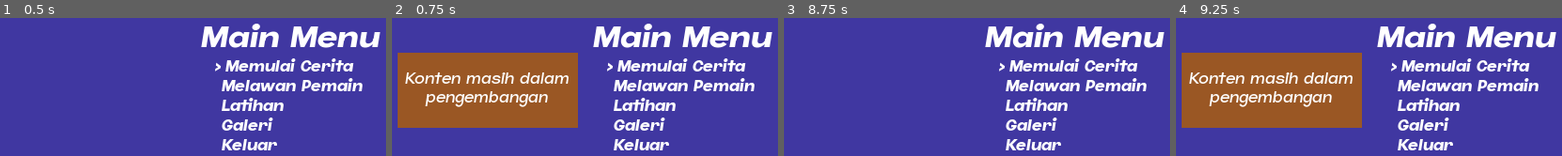
Above: before the commit, frames 1-4 (left to right).
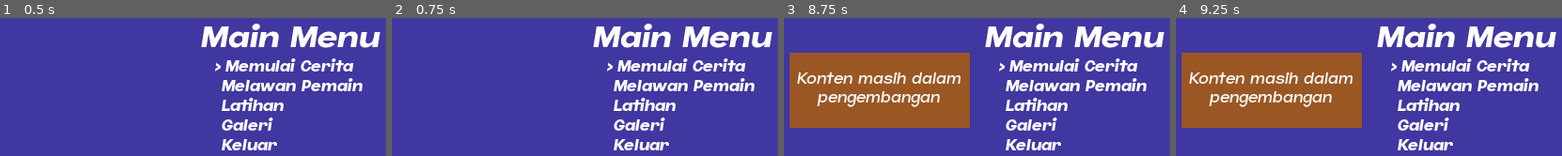
Above: after the commit, the same moments.

Repository: alanzulwas/ProjectGF
Game: Godot game, scene res://Scene & Script/Menu Game/Menu_Game.tscn
Same seed, same stepped clock (60 frames per second), same inputs: the game is played once before the commit and once after it.
Inputs:
- Up to frame 1 (0.5 s): no input
- Up to frame 2 (0.75 s): tap Enter (ui_accept) at 0.5 s; hold Right (ui_right) from 0.53 s (still down); hold Enter (ui_accept) from 0.53 s (still down)
- Up to frame 3 (8.75 s): tap X (ui_jump) at 0.77, 1.07, 1.52, 1.82, 3.02, 3.32, 3.77, 3.8, 4.07, 4.35, 4.52, 4.82, 6.02, 6.32, 6.77, 7.07, 7.52, 7.82, 8.3 s; tap Z (ui_hit) at 0.8, 1.35, 5.3, 5.85 s; tap A (ui_accept_P2, bound only after the commit) at 1.25, 2.75, 3.05, 7.55 s; release Enter (ui_accept) at 1.28 s; tap J (ui_left_P2) at 1.55, 6.05 s; tap Enter (ui_accept) at 2, 3.5, 4.55 s; release Right (ui_right) at 2.03 s; hold Left (ui_left) 2.03-2.78 s; hold J (ui_left_P2) 2.03-2.78 s; tap L (ui_right_P2) at 2.3, 2.85, 6.8, 7.35 s; hold Right (ui_right) 2.78-4.28 s; hold A (ui_accept_P2, bound only after the commit) 3.53-4.28 s; hold Left (ui_left) 4.28-5.03 s; hold Right (ui_right) 5.03-5.78 s; hold Enter (ui_accept) 5.03-5.78 s; hold Left (ui_left) 5.78-7.28 s; hold J (ui_left_P2) 6.53-7.28 s; hold Right (ui_right) from 7.28 s (still down); hold A (ui_accept_P2, bound only after the commit) from 8.03 s (still down)
- Up to frame 4 (9.25 s): keep holding Right (ui_right); release A (ui_accept_P2, bound only after the commit) at 8.78 s; tap Enter (ui_accept) at 8.85 s; tap X (ui_jump) at 9.02 s

Frame 1 is identical in both runs. In frame 2, 25% of the frame differs, in the area x 1-49%, y 25-80%; in frame 3, 25%; in frame 4, nothing differs.

Commit message:
v0.3
- Main menu (Change_Scene)
- Pick Chara (Change Scene)
- Sesuatu lain yg membuat error
- Masih ada bug, dimana saat karakter 2 2nya berjalan tidak bisa melakukan pukulan

Diff:
--- a/Scene & Script/BattleSceneAnnouncement/BattleSceneAnnouncement.gd
+++ b/Scene & Script/BattleSceneAnnouncement/BattleSceneAnnouncement.gd
@@ -35,4 +35,10 @@
 		if get_tree().change_scene("res://Scene & Script/Gameplay/Gameplay.tscn") != OK :
 			print ("An unexpected error occured when trying to switch to the Readme scene")
 	else :
-		get_tree().quit()
+		ScorePlayer.P1_Chara = ""
+		ScorePlayer.P2_Chara = ""
+		ScorePlayer.Player1 = 0
+		ScorePlayer.Player2 = 0
+		get_node("/root/Gameplay").queue_free()
+		if get_tree().change_scene("res://Scene & Script/Menu Game/Menu_Game.tscn") != OK :
+			print ("An unexpected error occured when trying to switch to the Readme scene")
--- a/Scene & Script/BattleSceneAnnouncement/BattleSceneAnnouncement.tscn
+++ b/Scene & Script/BattleSceneAnnouncement/BattleSceneAnnouncement.tscn
@@ -142,8 +142,8 @@
 }
 
 [node name="Text" type="Label" parent="."]
+margin_left = -640.0
 margin_top = 178.0
-margin_right = 640.0
 margin_bottom = 237.0
 custom_fonts/font = SubResource( 3 )
 text = "Text"
--- a/Scene & Script/Gameplay/Gameplay.gd
+++ b/Scene & Script/Gameplay/Gameplay.gd
@@ -7,8 +7,10 @@
 # di Scene Pick Chara, Buat pick chara itu sendiri dan ambil 'variable pickChara' dari scene Gameplay untuk inisiasi variable
 
 
-var Player1 = load("res://Scene & Script/Player/Player.tscn").instance()
-var Player2 = load("res://Scene & Script/Player/Player2.tscn").instance()
+var Jaka = load("res://Scene & Script/Player/Jaka.tscn").instance()
+var Ryan = load("res://Scene & Script/Player/Ryan.tscn").instance()
+var Player1
+var Player2
 var Cam = load("res://Scene & Script/Camera/Cam.tscn").instance()
 export var time = 16
 var BattleOn
@@ -51,8 +53,18 @@
 	Cam.position.y = -96
 
 func _inisiasiPlayer():
+	if ScorePlayer.P1_Chara == "Jaka":
+		Player1 = Jaka
+	elif ScorePlayer.P1_Chara == "Ryan":
+		Player1 = Ryan
+	if ScorePlayer.P2_Chara == "Jaka":
+		Player2 = Jaka
+	elif ScorePlayer.P2_Chara == "Ryan":
+		Player2 = Ryan
 	Player1.name = "Player1"
 	Player2.name = "Player2"
+	Player1.get_node("AreaHit").add_to_group("AreaHit_P2")
+	Player2.get_node("AreaHit").add_to_group("AreaHit_P1")
 	Player1._player1 = Player1
 	Player1._player2 = Player2
 	Player2._player1 = Player1
--- a/Scene & Script/Menu Game/Menu_Game.gd
+++ b/Scene & Script/Menu Game/Menu_Game.gd
@@ -24,7 +24,7 @@
 			current_selection -= 1
 			set_current_selection(current_selection)
 
-	elif event.is_action_pressed("ui_accept"):
+	elif event.is_action_pressed("ui_accept_P1") or event.is_action_pressed("ui_accept_P2"):
 		$SelectedOption.play()
 		handle_selection(current_selection)
 
@@ -35,12 +35,16 @@
 	if _current_selection == 0 :
 		$AnimationPlayer.play("notip")
 	elif _current_selection == 1 :
-		$AnimationPlayer.play("notip")
+		#$AnimationPlayer.play("notip")
+		self.queue_free()
+		if get_tree().change_scene("res://Scene & Script/Pick Character/PickChara.tscn") != OK :
+			print ("An unexpected error occured when trying to switch to the Readme scene")
 	elif _current_selection == 2 :
 		$AnimationPlayer.play("notip")
 	elif _current_selection == 3 :
 		$AnimationPlayer.play("notip")
 	elif _current_selection == 4:
+		yield(get_tree().create_timer(0.3),"timeout")
 		get_tree().quit()
 
 
--- a/Scene & Script/Menu Game/Pop up Menu/popup.tscn
+++ b/Scene & Script/Menu Game/Pop up Menu/popup.tscn
@@ -10,8 +10,10 @@
 [node name="popup" type="Control"]
 anchor_right = 1.0
 anchor_bottom = 1.0
-margin_right = -384.0
-margin_bottom = -256.0
+margin_left = 192.0
+margin_top = 128.0
+margin_right = -192.0
+margin_bottom = -128.0
 script = ExtResource( 2 )
 __meta__ = {
 "_edit_use_anchors_": false
@@ -20,20 +22,17 @@
 [node name="ColorRect" type="ColorRect" parent="."]
 anchor_right = 2.5
 anchor_bottom = 3.0
-margin_left = 192.0
-margin_top = 128.0
-margin_right = -192.0
-margin_bottom = -128.0
+margin_right = -384.0
+margin_bottom = -256.0
 color = Color( 0.631373, 0.572549, 0.109804, 0.603922 )
 __meta__ = {
 "_edit_use_anchors_": false
 }
 
 [node name="MarginContainer2" type="MarginContainer" parent="."]
-margin_left = 192.0
-margin_top = 176.0
-margin_right = 448.0
-margin_bottom = 211.0
+margin_top = 48.0
+margin_right = 256.0
+margin_bottom = 83.0
 __meta__ = {
 "_edit_use_anchors_": false
 }
--- /dev/null
+++ b/Scene & Script/Pick Character/CharacterResource/CharacterResource.gd
@@ -0,0 +1,8 @@
+extends Resource
+class_name CharacterResource
+
+export(String) var nama = "Jaka"
+export(Image) var gambar = null
+export(bool) var flip
+var x = 176
+var y = 224
--- /dev/null
+++ b/Scene & Script/Pick Character/CharacterResource/jaka.tres
@@ -0,0 +1,10 @@
+[gd_resource type="Resource" load_steps=3 format=2]
+
+[ext_resource path="res://Scene & Script/Pick Character/CharacterResource/CharacterResource.gd" type="Script" id=1]
+[ext_resource path="res://Asset/Character/Illustration_01.png" type="Texture" id=2]
+
+[resource]
+script = ExtResource( 1 )
+nama = "Jaka"
+gambar = ExtResource( 2 )
+flip = false
--- /dev/null
+++ b/Scene & Script/Pick Character/CharacterResource/ryan.tres
@@ -0,0 +1,10 @@
+[gd_resource type="Resource" load_steps=3 format=2]
+
+[ext_resource path="res://Scene & Script/Pick Character/CharacterResource/CharacterResource.gd" type="Script" id=1]
+[ext_resource path="res://Asset/Character/Illustration_03.png" type="Texture" id=2]
+
+[resource]
+script = ExtResource( 1 )
+nama = "Ryan"
+gambar = ExtResource( 2 )
+flip = true
--- /dev/null
+++ b/Scene & Script/Pick Character/PickChara.gd
@@ -0,0 +1,92 @@
+extends Control
+
+onready var Character1 = load("res://Scene & Script/Pick Character/CharacterResource/jaka.tres")
+onready var Character2 = load("res://Scene & Script/Pick Character/CharacterResource/ryan.tres")
+onready var Player1_Character = get_node("Player1_Chara")
+onready var Player2_Character = get_node("Player2_Chara")
+onready var current_selection1 = 0
+onready var current_selection2 = 1
+onready var pickedP1 = false
+onready var pickedP2 = false
+var Player1 = ""
+var Player2 = ""
+
+func _ready():
+	_set_current_selection("P1",current_selection1)
+	_set_current_selection("P2",current_selection2)
+
+func _update_character1(Chara):
+	Player1_Character.texture = Chara.gambar
+	if Chara.nama != "Ryan":
+		Player1_Character.rect_scale.x = -1
+		Player1_Character.rect_position.x = 256
+
+func _update_character2(Chara):
+	Player2_Character.texture = Chara.gambar
+	if Chara.nama == "Ryan":
+		Player2_Character.rect_scale.x = -1
+		Player2_Character.rect_position.x = 560
+
+func _set_current_selection(P,CuSe):
+	if P == "P1":
+		if CuSe == 0:
+			$SelectorP1.rect_position.x = 176
+			_update_character1(Character1)
+		elif CuSe == 1:
+			$SelectorP1.rect_position.x = 328
+			_update_character1(Character2)
+	elif P == "P2":
+		if CuSe == 0:
+			$SelectorP2.rect_position.x = 264
+			_update_character2(Character1)
+		elif CuSe == 1:
+			$SelectorP2.rect_position.x = 416
+			_update_character2(Character2)
+
+func _input(event):
+	#P1
+	if event.is_action_pressed("ui_right") and current_selection1 < 1 and !pickedP1:
+		current_selection1 += 1
+		_set_current_selection("P1",current_selection1)
+	elif event.is_action_pressed("ui_left") and current_selection1 > 0 and !pickedP1:
+		current_selection1 -= 1
+		_set_current_selection("P1",current_selection1)
+	elif event.is_action_pressed("ui_accept_P1") and !pickedP1:
+		_handle_selection("P1",current_selection1)
+
+	#P2
+	if event.is_action_pressed("ui_right_P2") and current_selection2 < 1 and !pickedP2:
+		current_selection2 += 1
+		_set_current_selection("P2",current_selection2)
+	elif event.is_action_pressed("ui_left_P2") and current_selection2 > 0 and !pickedP2:
+		current_selection2 -= 1
+		_set_current_selection("P2",current_selection2)
+	elif event.is_action_pressed("ui_accept_P2") and !pickedP2:
+		_handle_selection("P2",current_selection2)
+
+func _handle_selection(P,CuSe):
+	if P == "P1":
+		if CuSe == 0 and Player2 != "Jaka":
+			$Player1_label/Label.text = str(Character1.nama)
+			Player1 = str(Character1.nama)
+			pickedP1 = true
+		elif CuSe == 1 and Player2 != "Ryan":
+			$Player1_label/Label.text = str(Character2.nama)
+			Player1 = str(Character2.nama)
+			pickedP1 = true
+	elif P == "P2":
+		if CuSe == 0 and Player1 != "Jaka" :
+			$Player2_label/Label.text = str(Character1.nama)
+			Player2 = str(Character1.nama)
+			pickedP2 = true
+		elif CuSe == 1 and Player1 != "Ryan":
+			$Player2_label/Label.text = str(Character2.nama)
+			Player2 = str(Character2.nama)
+			pickedP2 = true
+
+	if pickedP1 == true and pickedP2 == true:
+		ScorePlayer.P1_Chara = Player1
+		ScorePlayer.P2_Chara = Player2
+		self.queue_free()
+		if get_tree().change_scene("res://Scene & Script/Gameplay/Gameplay.tscn") != OK :
+			print ("An unexpected error occured when trying to switch to the Readme scene")
--- /dev/null
+++ b/Scene & Script/Pick Character/PickChara.tscn
@@ -0,0 +1,155 @@
+[gd_scene load_steps=10 format=2]
+
+[ext_resource path="res://Asset/Character/Illustration_03.png" type="Texture" id=1]
+[ext_resource path="res://Asset/Character/Illustration_01.png" type="Texture" id=2]
+[ext_resource path="res://Asset/Character/Ryan.png" type="Texture" id=3]
+[ext_resource path="res://Asset/Character/Jaka.png" type="Texture" id=4]
+[ext_resource path="res://Scene & Script/Pick Character/PickChara.gd" type="Script" id=5]
+[ext_resource path="res://Asset/Font/jumper_3/JumperPERSONALUSEONLY-RegularItalic.ttf" type="DynamicFontData" id=6]
+[ext_resource path="res://Asset/Selector/SelectorP2.png" type="Texture" id=7]
+[ext_resource path="res://Asset/Selector/SelectorP1.png" type="Texture" id=8]
+
+[sub_resource type="DynamicFont" id=1]
+font_data = ExtResource( 6 )
+
+[node name="Control" type="Control"]
+anchor_right = 1.0
+anchor_bottom = 1.0
+script = ExtResource( 5 )
+__meta__ = {
+"_edit_use_anchors_": false
+}
+
+[node name="Player1_label" type="ColorRect" parent="."]
+anchor_left = 0.15
+anchor_top = 0.583333
+anchor_right = 0.375
+anchor_bottom = 0.666667
+color = Color( 0.415686, 0.388235, 0.388235, 1 )
+__meta__ = {
+"_edit_use_anchors_": true
+}
+
+[node name="Label" type="Label" parent="Player1_label"]
+anchor_right = 1.0
+anchor_bottom = 1.0
+custom_fonts/font = SubResource( 1 )
+align = 1
+valign = 1
+__meta__ = {
+"_edit_use_anchors_": false
+}
+
+[node name="Player2_label" type="ColorRect" parent="."]
+anchor_left = 0.625
+anchor_top = 0.583
+anchor_right = 0.837
+anchor_bottom = 0.667
+margin_top = 0.127991
+margin_right = 0.320007
+margin_bottom = -0.128021
+color = Color( 0.415686, 0.388235, 0.388235, 1 )
+__meta__ = {
+"_edit_use_anchors_": false
+}
+
+[node name="Label" type="Label" parent="Player2_label"]
+anchor_right = 1.0
+anchor_bottom = 1.0
+custom_fonts/font = SubResource( 1 )
+align = 1
+valign = 1
+__meta__ = {
+"_edit_use_anchors_": false
+}
+
+[node name="ColorRect" type="ColorRect" parent="."]
+anchor_top = 0.708
+anchor_right = 1.0
+anchor_bottom = 1.0
+margin_top = 0.127991
+color = Color( 0.247059, 0.0941176, 0.0941176, 0.592157 )
+__meta__ = {
+"_edit_use_anchors_": false
+}
+
+[node name="Player1_Chara" type="TextureRect" parent="."]
+anchor_left = 0.125
+anchor_right = 0.4
+anchor_bottom = 0.583
+margin_bottom = 0.127991
+texture = ExtResource( 2 )
+expand = true
+__meta__ = {
+"_edit_use_anchors_": false
+}
+
+[node name="Player2_Chara" type="TextureRect" parent="."]
+anchor_left = 0.6
+anchor_right = 0.875
+anchor_bottom = 0.583
+margin_right = -6.10352e-05
+margin_bottom = 0.127991
+texture = ExtResource( 1 )
+expand = true
+__meta__ = {
+"_edit_use_anchors_": true
+}
+
+[node name="Ryan_Character2" type="TextureRect" parent="."]
+anchor_left = 0.55
+anchor_top = 0.75
+anchor_right = 0.65
+anchor_bottom = 0.917
+margin_top = -3.05176e-05
+margin_right = -3.05176e-05
+margin_bottom = -0.128021
+texture = ExtResource( 3 )
+expand = true
+__meta__ = {
+"_edit_use_anchors_": false
+}
+
+[node name="Jaka_Character3" type="TextureRect" parent="."]
+anchor_left = 0.312
+anchor_top = 0.75
+anchor_right = 0.412
+anchor_bottom = 0.917
+margin_left = 0.319992
+margin_top = -3.05176e-05
+margin_right = 0.319977
+margin_bottom = -0.128021
+texture = ExtResource( 4 )
+expand = true
+__meta__ = {
+"_edit_use_anchors_": false
+}
+
+[node name="SelectorP1" type="TextureRect" parent="."]
+anchor_left = 0.275
+anchor_top = 0.812
+anchor_right = 0.312
+anchor_bottom = 0.854
+margin_top = 0.191986
+margin_right = 0.319992
+margin_bottom = 0.0639954
+texture = ExtResource( 8 )
+expand = true
+__meta__ = {
+"_edit_use_anchors_": false
+}
+
+[node name="SelectorP2" type="TextureRect" parent="."]
+anchor_left = 0.65
+anchor_top = 0.812
+anchor_right = 0.687
+anchor_bottom = 0.854
+margin_left = -3.05176e-05
+margin_top = 0.191986
+margin_right = 0.319977
+margin_bottom = 0.0639954
+texture = ExtResource( 7 )
+expand = true
+__meta__ = {
+"_edit_use_anchors_": false
+}
--- a/Scene & Script/Player/Player.tscn
+++ b/Scene & Script/Player/Jaka.tscn
@@ -1008,25 +1008,25 @@
 animation = "Hit3"
 
 [sub_resource type="AnimationNodeAnimation" id=18]
-animation = "Hit4"
+animation = "Hurt"
 
 [sub_resource type="AnimationNodeAnimation" id=19]
-animation = "Hurt"
+animation = "Idle"
 
 [sub_resource type="AnimationNodeAnimation" id=20]
-animation = "Idle"
+animation = "Jump-Hit"
 
 [sub_resource type="AnimationNodeAnimation" id=21]
-animation = "Jump-Hit"
+animation = "Jump"
 
 [sub_resource type="AnimationNodeAnimation" id=22]
-animation = "Jump"
+animation = "Run-Hit"
 
 [sub_resource type="AnimationNodeAnimation" id=23]
-animation = "Run-Hit"
-
-[sub_resource type="AnimationNodeAnimation" id=24]
 animation = "Run"
+
+[sub_resource type="AnimationNodeStateMachineTransition" id=24]
+switch_mode = 2
 
 [sub_resource type="AnimationNodeStateMachineTransition" id=25]
 switch_mode = 2
@@ -1035,7 +1035,6 @@
 switch_mode = 2
 
 [sub_resource type="AnimationNodeStateMachineTransition" id=27]
-switch_mode = 2
 
 [sub_resource type="AnimationNodeStateMachineTransition" id=28]
 
@@ -1044,11 +1043,11 @@
 [sub_resource type="AnimationNodeStateMachineTransition" id=30]
 
 [sub_resource type="AnimationNodeStateMachineTransition" id=31]
-
-[sub_resource type="AnimationNodeStateMachineTransition" id=32]
 switch_mode = 2
 auto_advance = true
 
+[sub_resource type="AnimationNodeStateMachineTransition" id=32]
+
 [sub_resource type="AnimationNodeStateMachineTransition" id=33]
 
 [sub_resource type="AnimationNodeStateMachineTransition" id=34]
@@ -1070,19 +1069,12 @@
 [sub_resource type="AnimationNodeStateMachineTransition" id=41]
 
 [sub_resource type="AnimationNodeStateMachineTransition" id=42]
-
-[sub_resource type="AnimationNodeStateMachineTransition" id=43]
-
-[sub_resource type="AnimationNodeStateMachineTransition" id=44]
-switch_mode = 2
-
-[sub_resource type="AnimationNodeStateMachineTransition" id=45]
 switch_mode = 2
 auto_advance = true
 
-[sub_resource type="AnimationNodeStateMachineTransition" id=46]
-
-[sub_resource type="AnimationNodeStateMachine" id=47]
+[sub_resource type="AnimationNodeStateMachineTransition" id=43]
+
+[sub_resource type="AnimationNodeStateMachine" id=44]
 states/Fall/node = SubResource( 14 )
 states/Fall/position = Vector2( 265.333, -58.2783 )
 states/Hit1/node = SubResource( 15 )
@@ -1091,31 +1083,29 @@
 states/Hit2/position = Vector2( 507.873, 472.772 )
 states/Hit3/node = SubResource( 17 )
 states/Hit3/position = Vector2( 265.093, 301.503 )
-states/Hit4/node = SubResource( 18 )
-states/Hit4/position = Vector2( 27.8011, 472.73 )
-states/Hurt/node = SubResource( 19 )
+states/Hurt/node = SubResource( 18 )
 states/Hurt/position = Vector2( 26.4773, 302.324 )
-states/Idle/node = SubResource( 20 )
+states/Idle/node = SubResource( 19 )
 states/Idle/position = Vector2( 263.481, 98.6667 )
-states/Jump/node = SubResource( 22 )
+states/Jump/node = SubResource( 21 )
 states/Jump/position = Vector2( 502.595, 97.4445 )
-states/Jump-Hit/node = SubResource( 21 )
+states/Jump-Hit/node = SubResource( 20 )
 states/Jump-Hit/position = Vector2( 503.881, -59.9546 )
-states/Run/node = SubResource( 24 )
+states/Run/node = SubResource( 23 )
 states/Run/position = Vector2( 39.7778, -60.1111 )
-states/Run-Hit/node = SubResource( 23 )
+states/Run-Hit/node = SubResource( 22 )
 states/Run-Hit/position = Vector2( 41.5555, 97.7778 )
-transitions = [ "Hit3", "Idle", SubResource( 25 ), "Hit2", "Idle", SubResource( 26 ), "Hit1", "Idle", SubResource( 27 ), "Idle", "Hit1", SubResource( 28 ), "Idle", "Run", SubResource( 29 ), "Run", "Run-Hit", SubResource( 30 ), "Run", "Idle", SubResource( 31 ), "Run-Hit", "Idle", SubResource( 32 ), "Jump", "Fall", SubResource( 33 ), "Fall", "Idle", SubResource( 34 ), "Idle", "Jump", SubResource( 35 ), "Jump", "Jump-Hit", SubResource( 36 ), "Jump-Hit", "Jump", SubResource( 37 ), "Jump-Hit", "Fall", SubResource( 38 ), "Fall", "Jump-Hit", SubResource( 39 ), "Idle", "Hit2", SubResource( 40 ), "Idle", "Hit3", SubResource( 41 ), "Fall", "Jump", SubResource( 42 ), "Idle", "Hit4", SubResource( 43 ), "Hit4", "Idle", SubResource( 44 ), "Hurt", "Idle", SubResource( 45 ), "Idle", "Hurt", SubResource( 46 ) ]
+transitions = [ "Hit3", "Idle", SubResource( 24 ), "Hit2", "Idle", SubResource( 25 ), "Hit1", "Idle", SubResource( 26 ), "Idle", "Hit1", SubResource( 27 ), "Idle", "Run", SubResource( 28 ), "Run", "Run-Hit", SubResource( 29 ), "Run", "Idle", SubResource( 30 ), "Run-Hit", "Idle", SubResource( 31 ), "Jump", "Fall", SubResource( 32 ), "Fall", "Idle", SubResource( 33 ), "Idle", "Jump", SubResource( 34 ), "Jump", "Jump-Hit", SubResource( 35 ), "Jump-Hit", "Jump", SubResource( 36 ), "Jump-Hit", "Fall", SubResource( 37 ), "Fall", "Jump-Hit", SubResource( 38 ), "Idle", "Hit2", SubResource( 39 ), "Idle", "Hit3", SubResource( 40 ), "Fall", "Jump", SubResource( 41 ), "Hurt", "Idle", SubResource( 42 ), "Idle", "Hurt", SubResource( 43 ) ]
 start_node = "Idle"
-graph_offset = Vector2( -152, 101.75 )
-
-[sub_resource type="AnimationNodeStateMachinePlayback" id=48]
-
-[sub_resource type="CapsuleShape2D" id=49]
+graph_offset = Vector2( -158, 231.75 )
+
+[sub_resource type="AnimationNodeStateMachinePlayback" id=45]
+
+[sub_resource type="CapsuleShape2D" id=46]
 radius = 7.95321
 height = 25.4748
 
-[sub_resource type="RectangleShape2D" id=50]
+[sub_resource type="RectangleShape2D" id=47]
 extents = Vector2( 4.07745, 3.07034 )
 
 [node name="Player" type="KinematicBody2D"]
@@ -1132,6 +1122,7 @@
 texture = ExtResource( 1 )
 hframes = 8
 vframes = 9
+frame = 3
 
 [node name="P1Anima" type="AnimationPlayer" parent="."]
 anims/Fall = SubResource( 2 )
@@ -1147,12 +1138,12 @@
 anims/Run = SubResource( 12 )
 anims/Run-Hit = SubResource( 13 )
 
-[node name="State_P1" type="AnimationTree" parent="."]
-tree_root = SubResource( 47 )
+[node name="State" type="AnimationTree" parent="."]
+tree_root = SubResource( 44 )
 anim_player = NodePath("../P1Anima")
 active = true
 process_mode = 0
-parameters/playback = SubResource( 48 )
+parameters/playback = SubResource( 45 )
 
 [node name="HitTimerReset" type="Timer" parent="."]
 wait_time = 0.8
@@ -1161,15 +1152,13 @@
 
 [node name="CollisionShape2D" type="CollisionShape2D" parent="AreaDmg"]
 position = Vector2( -0.314987, -1.5749 )
-shape = SubResource( 49 )
-
-[node name="AreaHit" type="Area2D" parent="." groups=[
-"AreaHit_P2",
-]]
+shape = SubResource( 46 )
+
+[node name="AreaHit" type="Area2D" parent="."]
 
 [node name="CollisionShape2D" type="CollisionShape2D" parent="AreaHit"]
 position = Vector2( 17.1664, -10.8668 )
-shape = SubResource( 50 )
+shape = SubResource( 47 )
 disabled = true
 
 [connection signal="animation_finished" from="P1Anima" to="." method="_on_animation_finished"]
--- a/Scene & Script/Player/Player.gd
+++ b/Scene & Script/Player/Player.gd
@@ -13,6 +13,7 @@
 var direction = Vector2(DIRECTION_RIGHT, 1)
 var Player = ""
 var KnockBack = false
+var _nodePlayerGet
 
 #Variable Input Hit
 var combo = "NULL"
@@ -51,9 +52,9 @@
 		self.global_scale.y = 1.5
 		self.playerInput = ""
 		set_direction(DIRECTION_RIGHT)
-
-	var _nodePlayerGet = "State_" + Player
-	self.state_machine = get_node(_nodePlayerGet).get("parameters/playback")
+	print(self.name)
+	#self._nodePlayerGet = "State_" + self.Player
+	self.state_machine = self.get_node("State").get("parameters/playback")
 	self.KnockBack_vector = self.roll_vector
 
 func HitTimerReset():
@@ -137,9 +138,14 @@
 		_inputAir()
 		_inputHit()
 
+var ui_left
+var ui_right
+var ui_jump
+var ui_hit
+
 func _inputMovement():
-	var ui_left = "ui_left" + self.playerInput
-	var ui_right = "ui_right" + self.playerInput
+	self.ui_left = "ui_left" + self.playerInput
+	self.ui_right = "ui_right" + self.playerInput
 	if Input.is_action_pressed(ui_left) and !self.lagi_mukul:
 		set_direction(DIRECTION_LEFT)
 		_jalan(-1)
@@ -152,7 +158,7 @@
 			lagi_jalan = false
 
 func _inputAir():
-	var ui_jump = "ui_jump" + self.playerInput
+	self.ui_jump = "ui_jump" + self.playerInput
 	if Input.is_action_just_pressed(ui_jump):
 		if self.jumlah_lompat < 1:
 			self.jumlah_lompat += 1
@@ -167,7 +173,7 @@
 		jumlah_lompat = 0
 
 func _inputHit():
-	var ui_hit = "ui_hit" + self.playerInput
+	self.ui_hit = "ui_hit" + self.playerInput
 	#if not BattleOn & lagi_mukul & jalan:
 	if !self.lagi_mukul:
 		if !self.lagi_jalan:
--- a/Scene & Script/Player/Player2.tscn
+++ b/Scene & Script/Player/Ryan.tscn
@@ -990,7 +990,7 @@
 states/Run-Hit/position = Vector2( 41.5555, 97.7778 )
 transitions = [ "Hit3", "Idle", SubResource( 22 ), "Hit2", "Idle", SubResource( 23 ), "Hit1", "Idle", SubResource( 24 ) …(616 unchanged characters)…
 start_node = "Idle"
-graph_offset = Vector2( -114, 47.75 )
+graph_offset = Vector2( -153, 207.75 )
 
 [sub_resource type="AnimationNodeStateMachinePlayback" id=43]
 
@@ -1012,11 +1012,10 @@
 shape = SubResource( 1 )
 
 [node name="P2" type="Sprite" parent="."]
-position = Vector2( -0.0437052, 0.967761 )
+position = Vector2( 0.623717, 0 )
 texture = ExtResource( 1 )
 hframes = 10
 vframes = 8
-frame = 2
 
 [node name="P2Anima" type="AnimationPlayer" parent="."]
 anims/Fall = SubResource( 2 )
@@ -1030,7 +1029,7 @@
 anims/Run = SubResource( 10 )
 anims/Run-Hit = SubResource( 11 )
 
-[node name="State_P2" type="AnimationTree" parent="."]
+[node name="State" type="AnimationTree" parent="."]
 tree_root = SubResource( 42 )
 anim_player = NodePath("../P2Anima")
 active = true
@@ -1046,9 +1045,7 @@
 position = Vector2( -0.314987, -1.5749 )
 shape = SubResource( 44 )
 
-[node name="AreaHit" type="Area2D" parent="." groups=[
-"AreaHit_P1",
-]]
+[node name="AreaHit" type="Area2D" parent="."]
 
 [node name="CollisionShape2D" type="CollisionShape2D" parent="AreaHit"]
 position = Vector2( 21.2359, -5.46245 )
--- a/Scene & Script/ScorePlayer.gd
+++ b/Scene & Script/ScorePlayer.gd
@@ -1,4 +1,8 @@
 extends Node
 
+#Score
 onready var Player1 = 0
 onready var Player2 = 0
+#Character
+onready var P1_Chara = ""
+onready var P2_Chara = ""
--- a/project.godot
+++ b/project.godot
@@ -7,6 +7,16 @@
 ;   param=value ; assign values to parameters
 
 config_version=4
+
+_global_script_classes=[ {
+"base": "Resource",
+"class": "CharacterResource",
+"language": "GDScript",
+"path": "res://Scene & Script/Pick Character/CharacterResource/CharacterResource.gd"
+} ]
+_global_script_class_icons={
+"CharacterResource": ""
+}
 
 [application]
 
@@ -22,13 +32,13 @@
 
 window/size/width=640
 window/size/height=384
+window/size/resizable=false
 
 [input]
 
 ui_accept={
 "deadzone": 0.5,
 "events": [ Object(InputEventKey,"resource_local_to_scene":false,"resource_name":"","device":0,"alt":false,"shift":false,"control":false,"meta":false,"command":false,"pressed":false,"scancode":16777221,"unicode":0,"echo":false,"script":null)
-, Object(InputEventJoypadButton,"resource_local_to_scene":false,"resource_name":"","device":-1,"button_index":1,"pressure":0.0,"pressed":false,"script":null)
  ]
 }
 ui_select={
@@ -129,6 +139,16 @@
 , Object(InputEventJoypadMotion,"resource_local_to_scene":false,"resource_name":"","device":0,"axis":1,"axis_value":1.0,"script":null)
  ]
 }
+ui_accept_P1={
+"deadzone": 0.5,
+"events": [ Object(InputEventKey,"resource_local_to_scene":false,"resource_name":"","device":0,"alt":false,"shift":false,"control":false,"meta":false,"command":false,"pressed":false,"scancode":90,"unicode":0,"echo":false,"script":null)
+ ]
+}
+ui_accept_P2={
+"deadzone": 0.5,
+"events": [ Object(InputEventKey,"resource_local_to_scene":false,"resource_name":"","device":0,"alt":false,"shift":false,"control":false,"meta":false,"command":false,"pressed":false,"scancode":65,"unicode":0,"echo":false,"script":null)
+ ]
+}
 
 [physics]
 
Binary file added: Asset/Character/Illustration_01.png
Not shown, added: Asset/Character/Illustration_01.png.import
Binary file added: Asset/Character/Illustration_03.png
Not shown, added: Asset/Character/Illustration_03.png.import
Binary file added: Asset/Character/Jaka.png
Not shown, added: Asset/Character/Jaka.png.import
Binary file added: Asset/Character/Ryan.png
Not shown, added: Asset/Character/Ryan.png.import
Binary file added: Asset/Selector/SelectorP1.png
Not shown, added: Asset/Selector/SelectorP1.png.import
Binary file added: Asset/Selector/SelectorP2.png
Not shown, added: Asset/Selector/SelectorP2.png.import
(and 1 more such lines)
